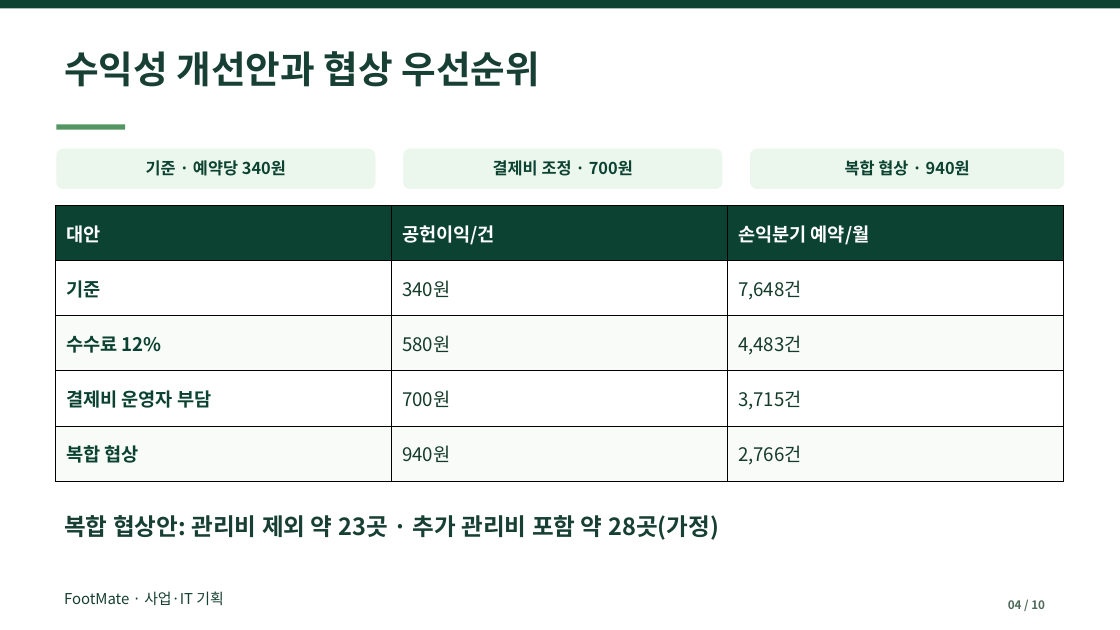
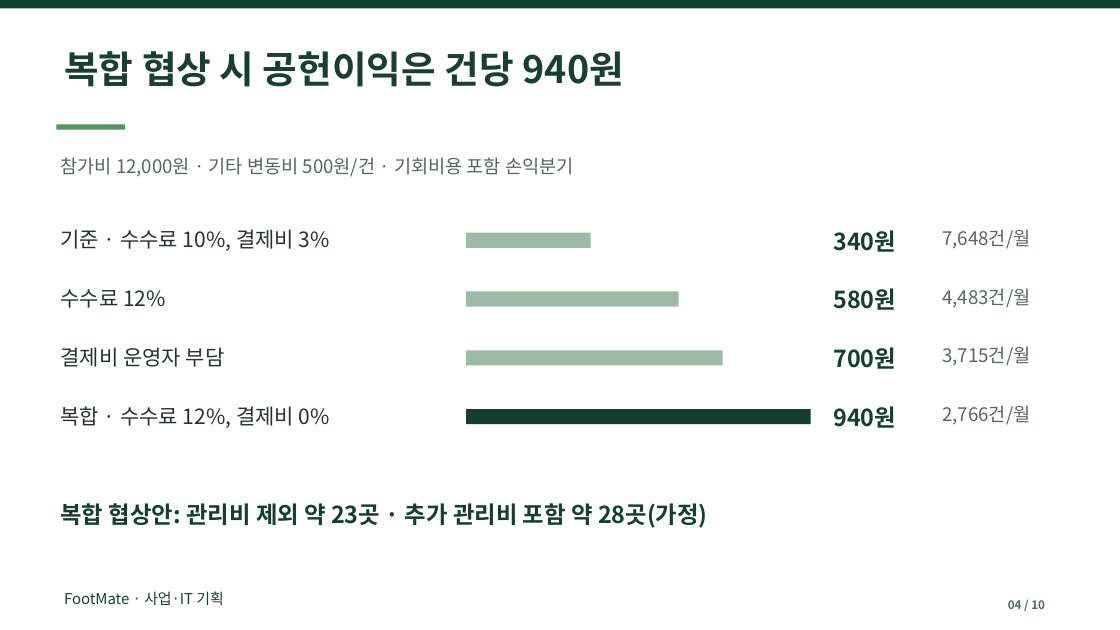
Before and after one commit to dohyunkimmm/footmate, a slide deck: slide 4 of src/case-study/downloads/footmate_report.pptx. Drawn at 1120x630 pixels with LibreOffice and Linux fonts; fonts in the diff are those of the drawing. Boxes give left, top, right and bottom in pixels: in the first picture for what was removed or moved away, otherwise in the second. Text is boxed around its words. In the diff, an @@ line names an element or a change of style, - is before the commit and + after.

```diff
--- a/src/case-study/downloads/footmate_report.pptx
+++ b/src/case-study/downloads/footmate_report.pptx
@@ text at (x1=64, y1=51, x2=624, y2=87): text changed @@
-수익성 개선안과 협상 우선순위
+복합 협상 시 공헌이익은 건당 940원
@@ rounded rectangle removed at (x1=56, y1=149, x2=376, y2=189) @@
@@ rounded rectangle removed at (x1=403, y1=149, x2=723, y2=189) @@
@@ rounded rectangle removed at (x1=750, y1=149, x2=1065, y2=189) @@
@@ text added at (x1=60, y1=157, x2=574, y2=177), 16 pt, text #58665F @@
+참가비 12,000원 · 기타 변동비 500원/건 · 기회비용 포함 손익분기
@@ text removed at (x1=493, y1=160, x2=633, y2=176) @@
-결제비 조정 · 700원
@@ text removed at (x1=845, y1=160, x2=970, y2=176) @@
-복합 협상 · 940원
@@ table removed at (x1=56, y1=206, x2=1065, y2=481), 5 rows, 3 columns @@
-대안 | 공헌이익/건 | 손익분기 예약/월
-기준 | 340원 | 7,648건
-수수료 12% | 580원 | 4,483건
-결제비 운영자 부담 | 700원 | 3,715건
-복합 협상 | 940원 | 2,766건
@@ text "기준 · 수수료 10%, 결제비 ..." at (x1=60, y1=229, x2=330, y2=251): vertical alignment middle to top @@
@@ text at (x1=60, y1=229, x2=330, y2=251): text changed; size 14 to 18 pt; text colour #0B4231 to #25332E; bold off @@
-기준 · 예약당 340원
+기준 · 수수료 10%, 결제비 3%
@@ rectangle added at (x1=466, y1=233, x2=591, y2=248), fill #9CBBA7 @@
@@ text added at (x1=833, y1=230, x2=896, y2=252), 20 pt, text #123F30, bold @@
+340원
@@ text added at (x1=942, y1=229, x2=1030, y2=249), 16 pt, text #58665F @@
+7,648건/월
@@ text added at (x1=60, y1=289, x2=166, y2=308), 18 pt, text #25332E @@
+수수료 12%
@@ rectangle added at (x1=466, y1=292, x2=679, y2=307), fill #9CBBA7 @@
@@ text added at (x1=833, y1=288, x2=896, y2=310), 20 pt, text #123F30, bold @@
+580원
@@ text added at (x1=942, y1=288, x2=1030, y2=308), 16 pt, text #58665F @@
+4,483건/월
@@ text added at (x1=60, y1=347, x2=225, y2=367), 18 pt, text #25332E @@
+결제비 운영자 부담
@@ rectangle added at (x1=466, y1=350, x2=723, y2=365), fill #9CBBA7 @@
@@ text added at (x1=833, y1=347, x2=896, y2=369), 20 pt, text #123F30, bold @@
+700원
@@ text added at (x1=942, y1=346, x2=1030, y2=366), 16 pt, text #58665F @@
+3,715건/월
@@ text added at (x1=60, y1=406, x2=330, y2=428), 18 pt, text #25332E @@
+복합 · 수수료 12%, 결제비 0%
@@ rectangle added at (x1=466, y1=409, x2=811, y2=424), fill #123F30 @@
@@ text added at (x1=833, y1=406, x2=896, y2=428), 20 pt, text #123F30, bold @@
+940원
@@ text added at (x1=942, y1=405, x2=1030, y2=425), 16 pt, text #58665F @@
+2,766건/월
@@ text "복합 협상안: 관리비 제외 약 ..." moved from (x1=64, y1=515, x2=719, y2=540) to (x1=60, y1=503, x2=708, y2=528) @@
@@ text "복합 협상안: 관리비 제외 약 ..." at (x1=60, y1=503, x2=708, y2=528): size 20.2 to 20 pt, text colour #173F33 to #123F30 @@
```
Also in this commit, not shown: 9 other slides changed, 5 other files.
